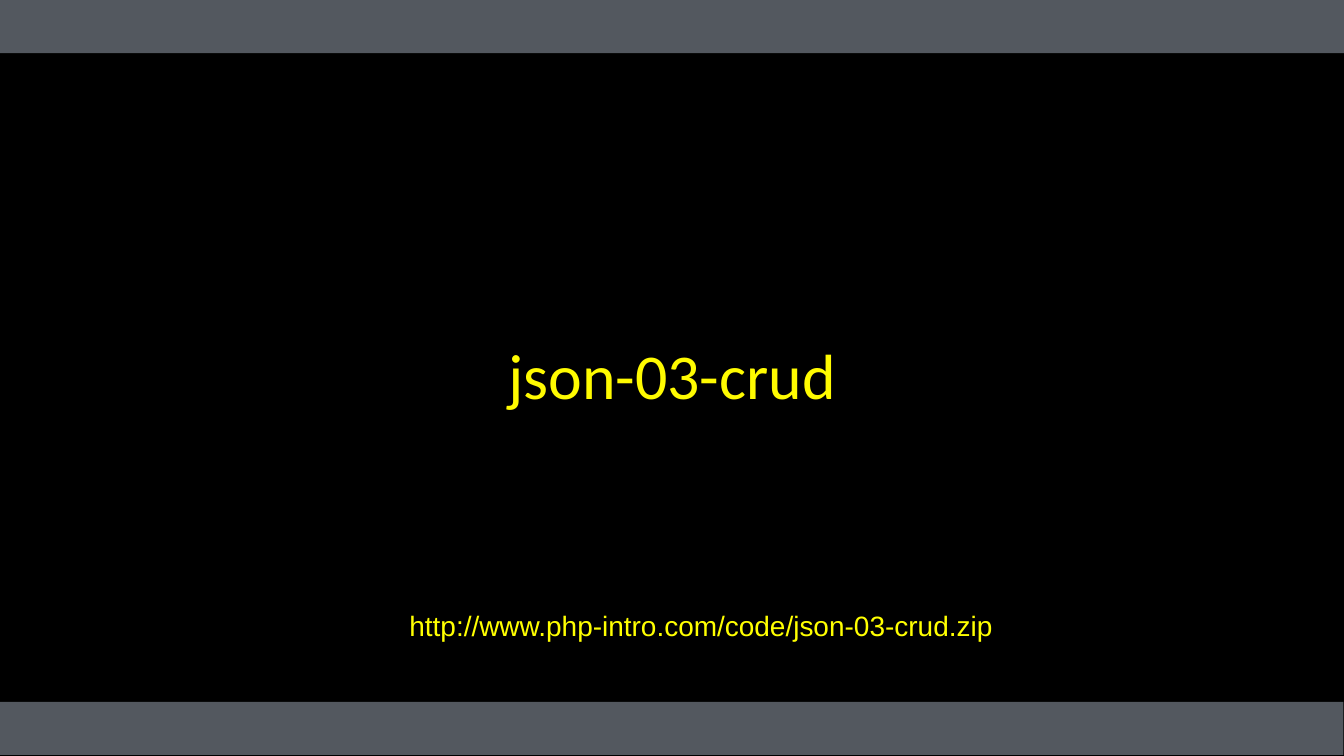
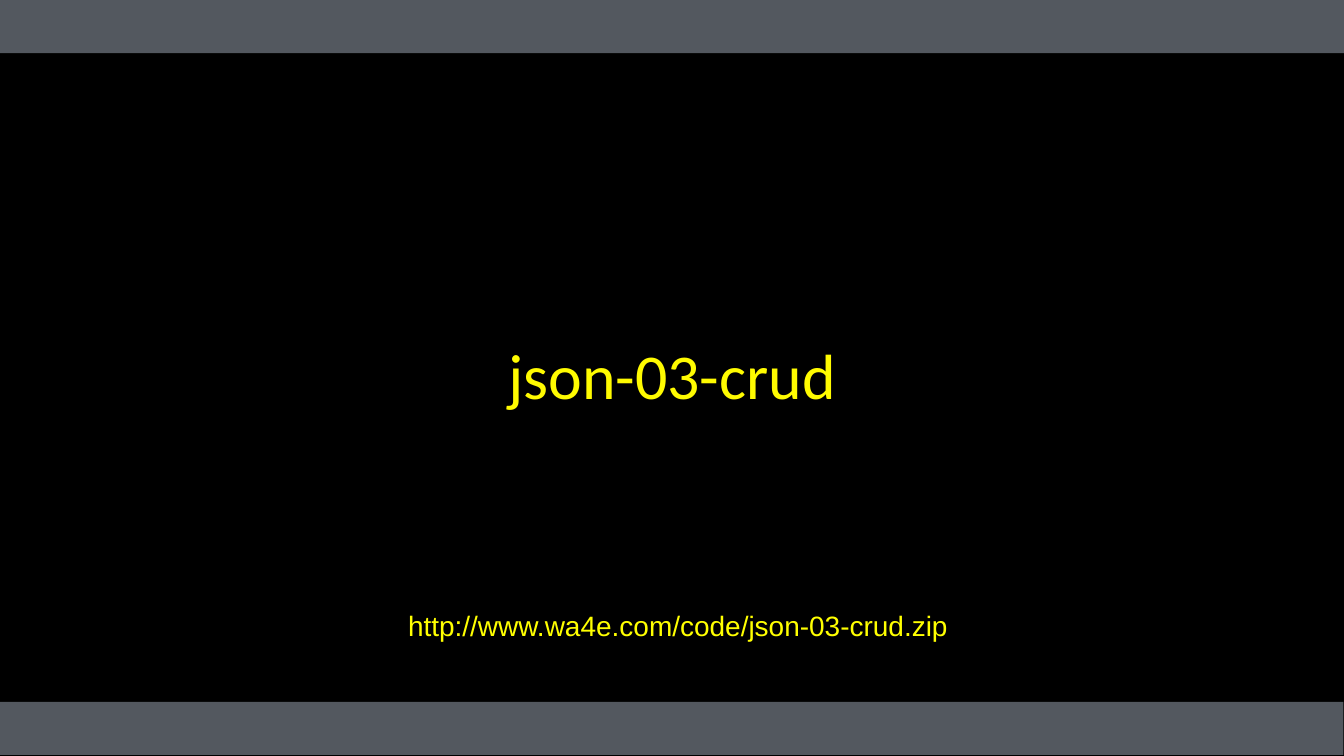
Before and after one commit to csev/wa4e, a slide deck: slide 13 of lectures/JS-04-JSON.ppt. Drawn at 1344x756 pixels with LibreOffice and Linux fonts; fonts in the diff are those of the drawing. Boxes give left, top, right and bottom in pixels: in the first picture for what was removed or moved away, otherwise in the second. Text is boxed around its words. In the diff, an @@ line names an element or a change of style, - is before the commit and + after.

```diff
--- a/lectures/JS-04-JSON.ppt
+++ b/lectures/JS-04-JSON.ppt
@@ text at (408, 615, 948, 641): text changed @@
-http://www.php-intro.com/code/json-03-crud.zip
+http://www.wa4e.com/code/json-03-crud.zip
```
Also in this commit, not shown: 2 other slides changed, 12 other files.
